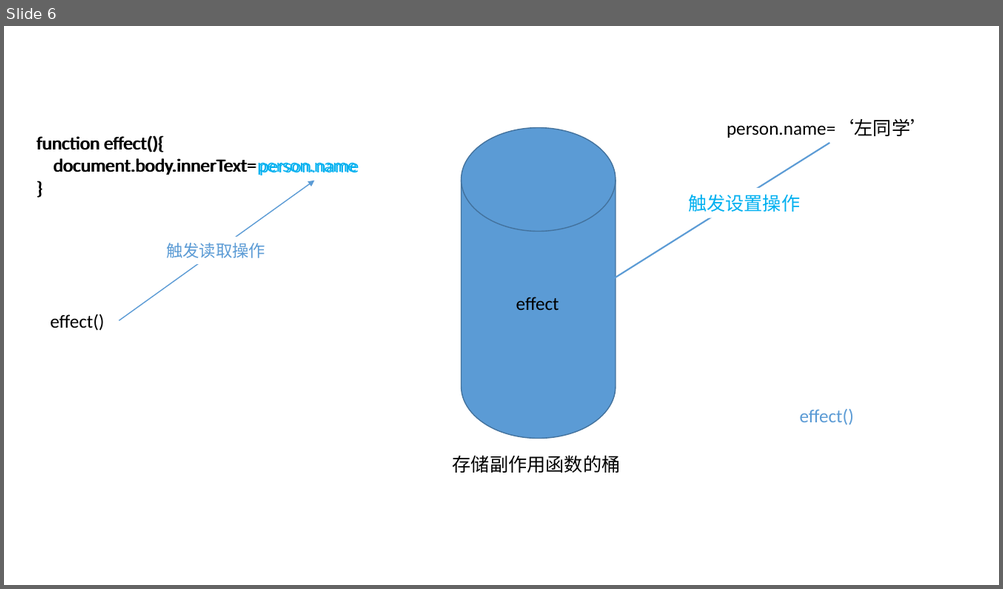
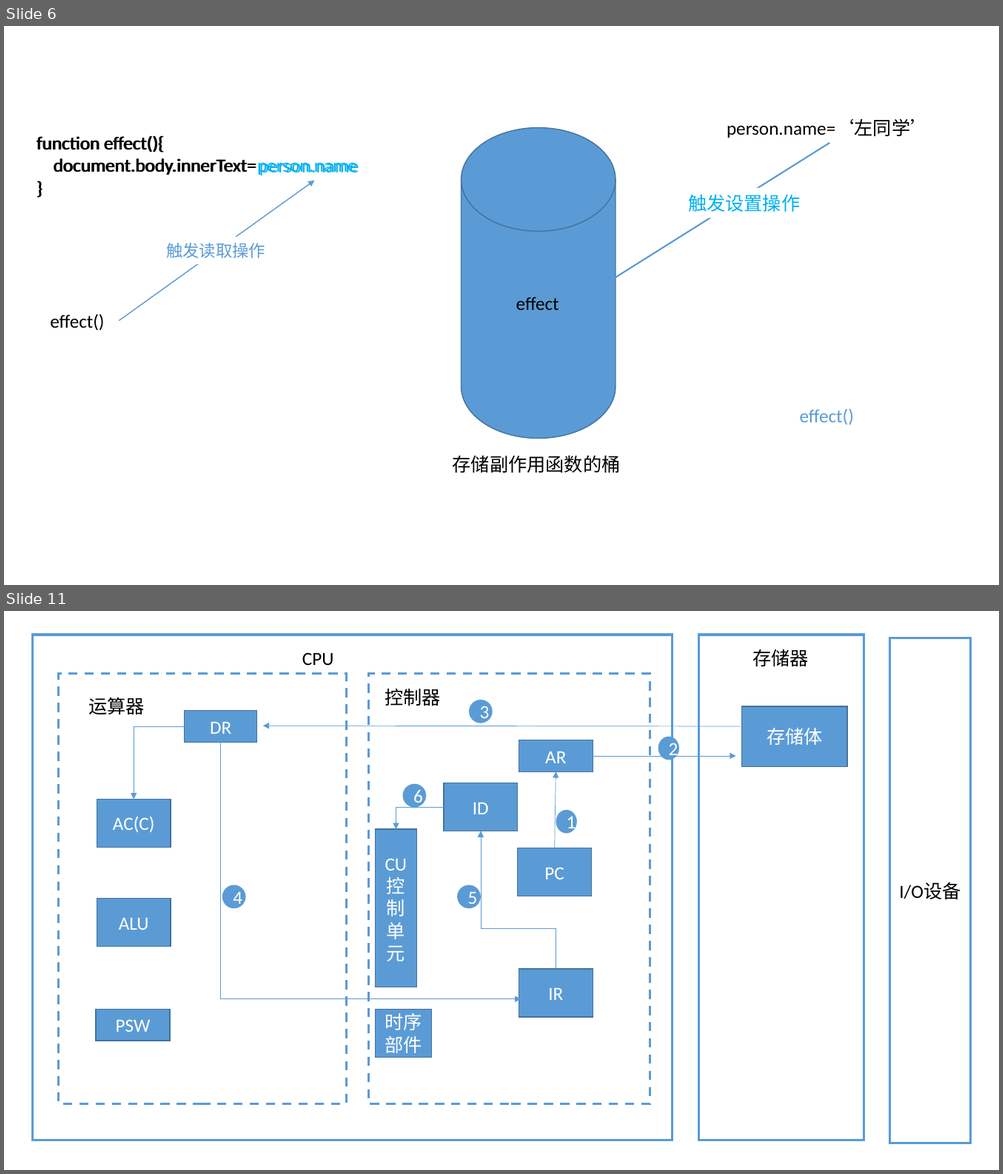
Before and after one commit to zuogl/zNote, a slide deck: img.pptx. Shown one above the other, each under a label of ours: slide 6 before the commit, slides 6 and 11 after it; the slides between them are not shown. The pictures are 1003x589 and 1003x1174 pixels, drawn with LibreOffice and Linux fonts; fonts in the diff are those of the drawing. Boxes give left, top, right and bottom in pixels: in the first picture for what was removed or moved away, otherwise in the second. Text is boxed around its words. In the diff, an @@ line names an element or a change of style, - is before the commit and + after.

```diff
--- a/img.pptx
+++ b/img.pptx
@@ slide 11 added at <box>4,611,999,1170</box>, background #FFFFFF @@
@@ rectangle added at <box>32,635,671,1141</box>, outline #5B9BD5 2.25 pt @@
@@ text added at <box>302,652,334,666</box>, 18 pt, text #000000 @@
+CPU
@@ rectangle added at <box>699,635,864,1141</box>, outline #5B9BD5 2.25 pt @@
@@ text added at <box>752,649,808,667</box>, 18 pt, text #000000 @@
+存储器
@@ rectangle added at <box>890,638,970,1144</box>, outline #5B9BD5 2.25 pt, 18 pt, text #000000 @@
+I/O设备
@@ rectangle added at <box>59,674,346,1105</box>, outline #5B9BD5 2.25 pt dashed @@
@@ rectangle added at <box>368,674,649,1105</box>, outline #5B9BD5 2.25 pt dashed @@
@@ text added at <box>89,698,145,715</box>, 18 pt, text #000000 @@
+运算器
@@ text added at <box>384,688,441,706</box>, 18 pt, text #000000 @@
+控制器
@@ rectangle added at <box>185,711,257,742</box>, fill #5B9BD5, outline #43739E 1 pt, 18 pt, text #FFFFFF @@
+DR
@@ ellipse added at <box>469,700,492,723</box>, fill #5B9BD5, 18 pt, text #FFFFFF @@
+3
@@ rectangle added at <box>742,706,847,767</box>, fill #5B9BD5, outline #43739E 1 pt, 18 pt, text #FFFFFF @@
+存储体
@@ elbow arrow added from (185, 726) to (134, 799), #5B9BD5 0.5 pt @@
@@ elbow arrow added from (220, 742) to (521, 999), #5B9BD5 0.5 pt @@
@@ arrow added from (740, 726) to (263, 726), #5B9BD5 0.5 pt @@
@@ rectangle added at <box>519,740,593,772</box>, fill #5B9BD5, outline #43739E 1 pt, 18 pt, text #FFFFFF @@
+AR
@@ ellipse added at <box>658,736,679,760</box>, fill #5B9BD5, 18 pt, text #FFFFFF @@
+2
@@ arrow added from (593, 756) to (736, 756), #5B9BD5 0.5 pt @@
@@ ellipse added at <box>402,784,426,807</box>, fill #5B9BD5, 18 pt, text #FFFFFF @@
+6
@@ rectangle added at <box>444,783,518,831</box>, fill #5B9BD5, outline #43739E 1 pt, 18 pt, text #FFFFFF @@
+ID
@@ arrow added from (555, 849) to (555, 772), #5B9BD5 0.5 pt @@
@@ rectangle added at <box>96,799,170,847</box>, fill #5B9BD5, outline #43739E 1 pt, 18 pt, text #FFFFFF @@
+AC(C)
@@ elbow arrow added from (444, 807) to (395, 829), #5B9BD5 0.5 pt @@
@@ ellipse added at <box>556,810,577,833</box>, fill #5B9BD5, 18 pt, text #FFFFFF @@
+1
@@ rectangle added at <box>375,829,417,988</box>, fill #5B9BD5, outline #43739E 1 pt, 18 pt, text #FFFFFF @@
+CU控制单元
@@ elbow arrow added from (555, 969) to (481, 831), #5B9BD5 0.5 pt @@
@@ rectangle added at <box>518,849,591,896</box>, fill #5B9BD5, outline #43739E 1 pt, 18 pt, text #FFFFFF @@
+PC
@@ rectangle added at <box>96,899,170,947</box>, fill #5B9BD5, outline #43739E 1 pt, 18 pt, text #FFFFFF @@
+ALU
@@ ellipse added at <box>222,886,245,908</box>, fill #5B9BD5, 18 pt, text #FFFFFF @@
+4
@@ ellipse added at <box>457,886,480,908</box>, fill #5B9BD5, 18 pt, text #FFFFFF @@
+5
@@ rectangle added at <box>519,969,593,1017</box>, fill #5B9BD5, outline #43739E 1 pt, 18 pt, text #FFFFFF @@
+IR
@@ rectangle added at <box>96,1009,170,1041</box>, fill #5B9BD5, outline #43739E 1 pt, 18 pt, text #FFFFFF @@
+PSW
@@ rectangle added at <box>375,1009,432,1057</box>, fill #5B9BD5, outline #43739E 1 pt, 18 pt, text #FFFFFF @@
+时序部件
```
Also in this commit, not shown: 3 slides changed, 16 other slides added, 42 other files.
